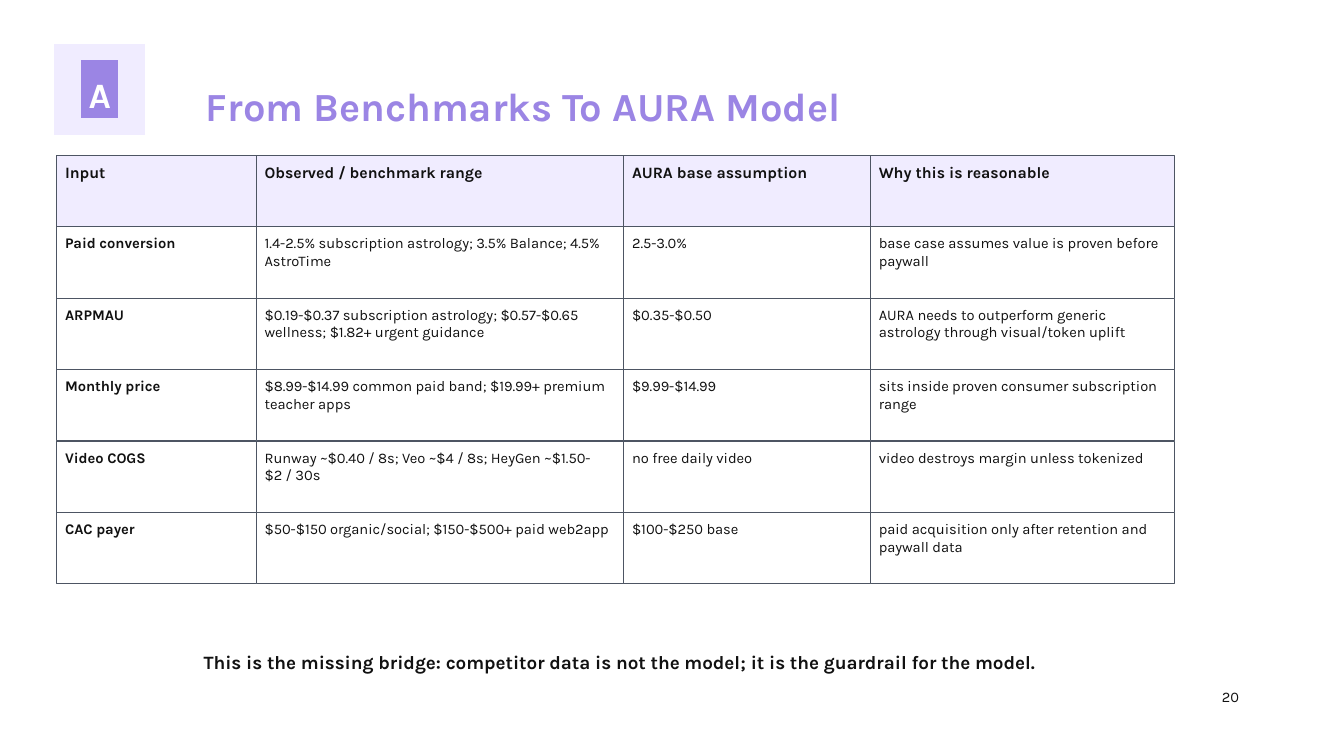
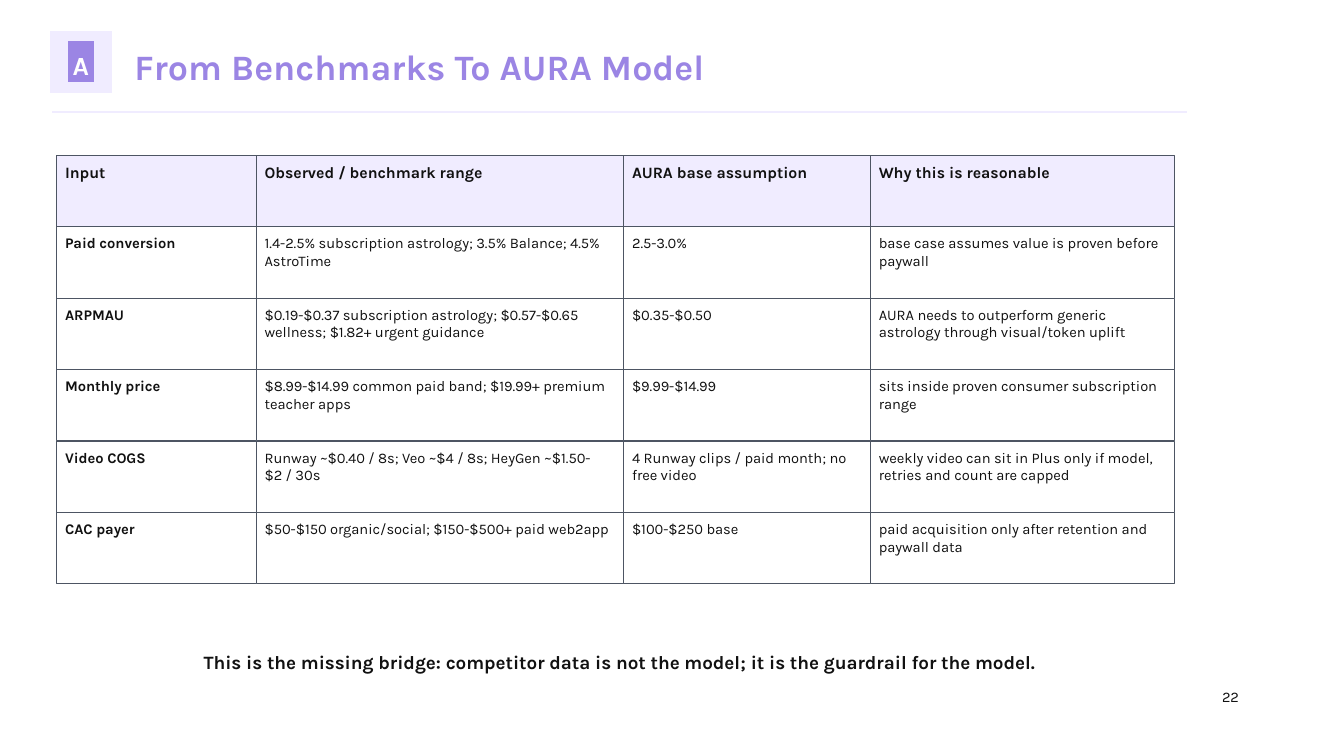
Before and after one commit to kirbudilov01/alina-research, a slide deck: slide 22 of output/pptx/AURA_TRENDVI_STYLE_DECK.pptx (slide 20 before the commit). Drawn at 1344x756 pixels with LibreOffice and Linux fonts; fonts in the diff are those of the drawing. Boxes give left, top, right and bottom in pixels: in the first picture for what was removed or moved away, otherwise in the second. Text is boxed around its words. In the diff, an @@ line names an element or a change of style, - is before the commit and + after.

Commit message:
Update AURA deck subscription economics and offer

```diff
--- a/output/pptx/AURA_TRENDVI_STYLE_DECK.pptx
+++ b/output/pptx/AURA_TRENDVI_STYLE_DECK.pptx
@@ rectangle: place and size @@
-rectangle at [54,44,145,135]
+rectangle at [50,31,111,92]
@@ rectangle: place and size @@
-rectangle at [82,60,117,117]
+rectangle at [69,42,94,83]
@@ text "A": place and size @@
-text "A" at [89,85,111,108]
+text "A" at [73,58,89,75]
@@ text "A" at [73,58,89,75]: size 25.5 to 18.8 pt @@
@@ text "From Benchmarks To AURA Model": place and size @@
-text "From Benchmarks To AURA Model" at [206,93,841,122]
+text "From Benchmarks To AURA Model" at [134,55,704,81]
@@ text "From Benchmarks To AURA Model" at [134,55,704,81]: size 28.5 to 25.5 pt @@
@@ rectangle added at [52,111,1187,113], fill #F0ECFF, outline #F0ECFF 0 pt @@
@@ text at [632,453,847,480]: text changed @@
-no free daily video
+4 Runway clips / paid month; no free video
@@ text at [879,453,1153,484]: text changed @@
-video destroys margin unless tokenized
+weekly video can sit in Plus only if model, retries and count are capped
@@ text at [1222,692,1239,702]: text changed @@
-20
+22
```
Also in this commit, not shown: 30 other slides changed, 6 slides added, 5 other files.
